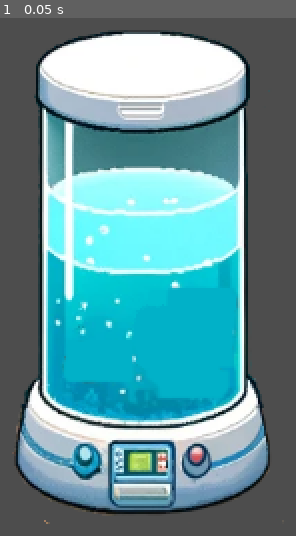
Above: before the commit, frame 1.
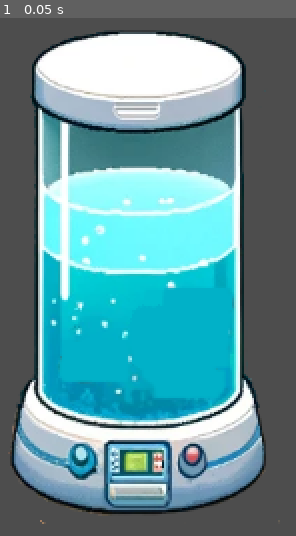
Above: after the commit, the same moment.

Repository: IkramKo/vertigrow
Game: Godot game, scene res://levels/farm.tscn
The game is run twice, just before and just after one commit, with the same random seed, the same clock (stepped at 60 frames per second) and the same inputs. The project has no main scene, so this scene is started directly.
Inputs:
- Up to frame 1 (0.05 s): no input

The runs differ from the first frame. In frame 1, 18% of the frame differs, in the area x 2-92%, y 2-98%.

Commit message:
Added collisions

Diff:
--- a/game/objects_characters/fish.tscn
+++ b/game/objects_characters/fish.tscn
@@ -1,9 +1,16 @@
-[gd_scene load_steps=2 format=3 uid="uid://c2m2nlxblelj8"]
+[gd_scene load_steps=3 format=3 uid="uid://c2m2nlxblelj8"]
 
 [ext_resource type="Texture2D" uid="uid://cxg1axo5apsia" path="res://assets/fish.png" id="1_se7qr"]
+
+[sub_resource type="RectangleShape2D" id="RectangleShape2D_xrv4y"]
+size = Vector2(660, 533)
 
 [node name="Fish" type="CharacterBody2D"]
 
 [node name="Sprite2D" type="Sprite2D" parent="."]
 position = Vector2(708, 699)
 texture = ExtResource("1_se7qr")
+
+[node name="CollisionShape2D" type="CollisionShape2D" parent="."]
+position = Vector2(765, 645.5)
+shape = SubResource("RectangleShape2D_xrv4y")
--- a/game/objects_characters/tank.tscn
+++ b/game/objects_characters/tank.tscn
@@ -1,9 +1,67 @@
-[gd_scene load_steps=2 format=3 uid="uid://0h865mx7eyp7"]
+[gd_scene load_steps=10 format=3 uid="uid://dfhantt8n0wts"]
 
 [ext_resource type="Texture2D" uid="uid://u6cae1scv8p8" path="res://assets/water_tank.png" id="1_acr1q"]
 
-[node name="Tank" type="StaticBody2D"]
+[sub_resource type="SegmentShape2D" id="SegmentShape2D_rkubs"]
+a = Vector2(28, 66)
+b = Vector2(26, 276)
 
-[node name="Sprite2D" type="Sprite2D" parent="."]
-position = Vector2(103, 183)
+[sub_resource type="SegmentShape2D" id="SegmentShape2D_xajsk"]
+a = Vector2(172, 66)
+b = Vector2(174, 271)
+
+[sub_resource type="SegmentShape2D" id="SegmentShape2D_er7hj"]
+a = Vector2(68, 292)
+b = Vector2(28, 275)
+
+[sub_resource type="SegmentShape2D" id="SegmentShape2D_sf468"]
+a = Vector2(132, 293)
+b = Vector2(67, 292)
+
+[sub_resource type="SegmentShape2D" id="SegmentShape2D_w2xem"]
+a = Vector2(174, 272)
+b = Vector2(131, 293)
+
+[sub_resource type="SegmentShape2D" id="SegmentShape2D_6edw4"]
+a = Vector2(74, 82)
+b = Vector2(29, 65)
+
+[sub_resource type="SegmentShape2D" id="SegmentShape2D_bbla5"]
+a = Vector2(135, 80)
+b = Vector2(70, 80)
+
+[sub_resource type="SegmentShape2D" id="SegmentShape2D_wyv21"]
+a = Vector2(171, 68)
+b = Vector2(132, 80)
+
+[node name="Tank" type="Node2D"]
+
+[node name="StaticBody2D" type="StaticBody2D" parent="."]
+
+[node name="Sprite2D" type="Sprite2D" parent="StaticBody2D"]
+position = Vector2(100, 183)
 texture = ExtResource("1_acr1q")
+
+[node name="Left border" type="CollisionShape2D" parent="StaticBody2D"]
+shape = SubResource("SegmentShape2D_rkubs")
+
+[node name="Right border" type="CollisionShape2D" parent="StaticBody2D"]
+shape = SubResource("SegmentShape2D_xajsk")
+
+[node name="Bottom-left border" type="CollisionShape2D" parent="StaticBody2D"]
+shape = SubResource("SegmentShape2D_er7hj")
+
+[node name="Bottom-middle border" type="CollisionShape2D" parent="StaticBody2D"]
+shape = SubResource("SegmentShape2D_sf468")
+
+[node name="Bottom-right border" type="CollisionShape2D" parent="StaticBody2D"]
+shape = SubResource("SegmentShape2D_w2xem")
+
+[node name="Top-left border" type="CollisionShape2D" parent="StaticBody2D"]
+shape = SubResource("SegmentShape2D_6edw4")
+
+[node name="Top-middle border" type="CollisionShape2D" parent="StaticBody2D"]
+shape = SubResource("SegmentShape2D_bbla5")
+
+[node name="Top-right border" type="CollisionShape2D" parent="StaticBody2D"]
+shape = SubResource("SegmentShape2D_wyv21")
